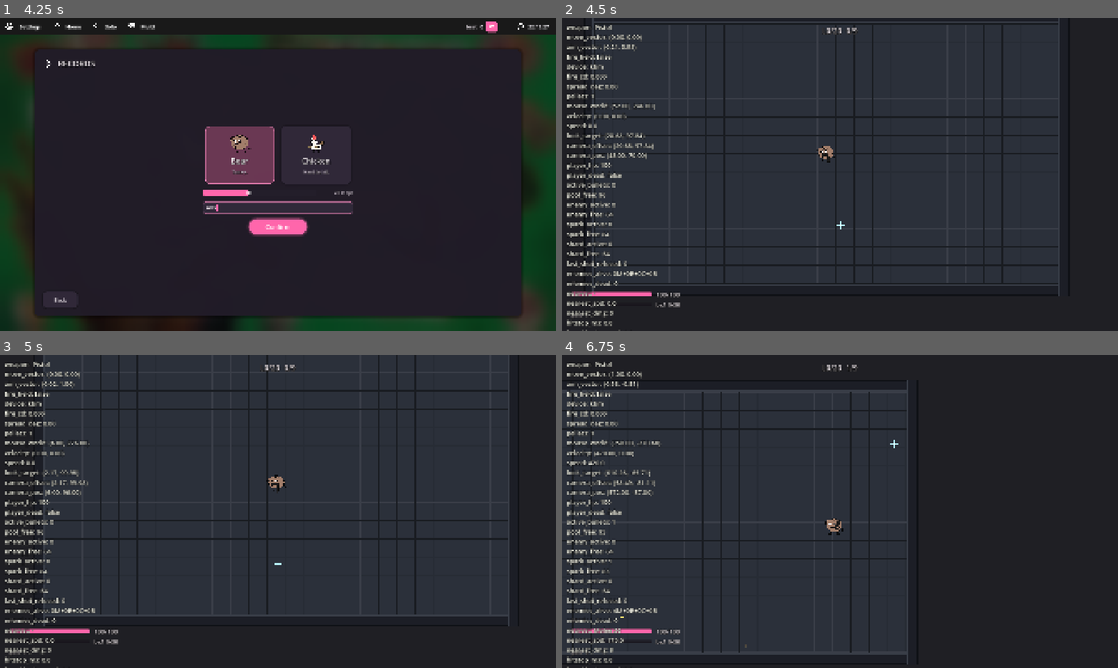
Above: before the commit, frames 1-4 (two rows, left to right).
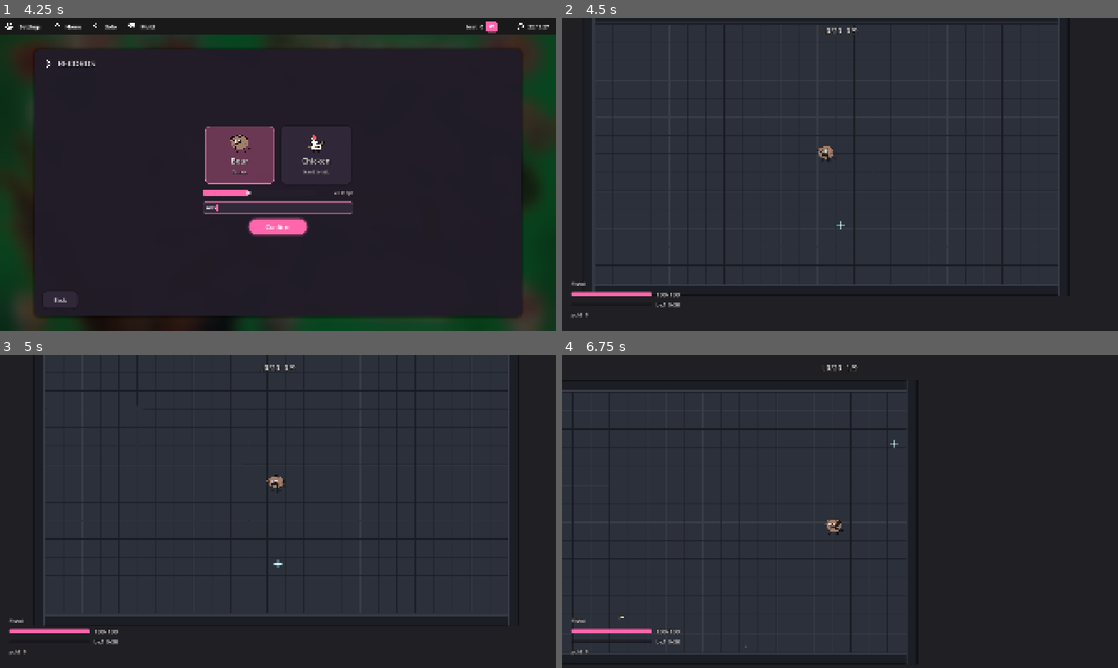
Above: after the commit, the same moments.

Repository: ZhiH2333/WPG
Game: Godot game, scene res://ui/main_menu.tscn
The game is run twice, just before and just after one commit, with the same random seed, the same clock (stepped at 60 frames per second) and the same inputs.
Inputs (mouse positions are in pixels of both pictures, inside the frame that each line leads up to):
- Up to frame 1 (4.25 s): click (278, 202) at 0.5 s; click (278, 202) at 1.25 s; click (239, 183) at 2 s; click (161, 99) at 2.75 s; click (278, 208) at 3.52 s; type "Alex" at 3.6 s
- Up to frame 2 (4.5 s): click "Confirm" at 4.25 s
- Up to frame 3 (5 s): no input
- Up to frame 4 (6.75 s): tap Enter (ui_accept) at 5, 5.27 s; move the mouse to (962, 495) at 5.02 s; hold D (move_right) 5.03-5.75 s; hold Space (dash) 5.03-5.75 s; click (962, 495) at 5.17 s; drag from (728, 527) to (812, 574) at 5.77 s; move the mouse to (895, 442) at 6.52 s; hold D (move_right) from 6.53 s (still down); hold 1 (weapon_pistol) from 6.53 s (still down)

Frame 1 is identical in both runs. In frame 2, 4.5% of the frame differs, in the area x 0-90%, y 0-100%; in frame 3, 3.9%; in frame 4, 4.2%.

Commit message:
:zap: resolution

Diff:
--- a/debug/debug_overlay.gd
+++ b/debug/debug_overlay.gd
@@ -33,11 +33,23 @@
 @onready var _label: Label = $Label
 
 func _ready() -> void:
+	visible = false
 	_fps_slot_min.resize(FPS_SLOT_COUNT)
 	_fps_slot_sum.resize(FPS_SLOT_COUNT)
 	_fps_slot_count.resize(FPS_SLOT_COUNT)
 	_reset_fps_slots()
 
+func _input(event: InputEvent) -> void:
+	if not OS.is_debug_build():
+		return
+	var key: InputEventKey = event as InputEventKey
+	if key == null or not key.pressed or key.echo:
+		return
+	if key.physical_keycode != KEY_F9:
+		return
+	visible = not visible
+	get_viewport().set_input_as_handled()
+
 func bind_player(player: Player) -> void:
 	_player = player
 	bind_player_input(player.get_player_input())
@@ -98,6 +110,8 @@
 
 func _process(delta: float) -> void:
 	_tick_fps_window(delta)
+	if not visible:
+		return
 	_refresh_label()
 
 func _refresh_label() -> void:
--- a/debug/debug_overlay.tscn
+++ b/debug/debug_overlay.tscn
@@ -4,6 +4,7 @@
 
 [node name="DebugOverlay" type="CanvasLayer"]
 layer = 100
+visible = false
 script = ExtResource("1_debug")
 
 [node name="Label" type="Label" parent="."]
--- a/sandbox/combat_sandbox.gd
+++ b/sandbox/combat_sandbox.gd
@@ -42,27 +42,29 @@
 var _lan_paused: bool = false
 var _last_owned_label: String = ""
 
-@onready var _walls: Node2D = $Walls
-@onready var _player: Player = $Player
-@onready var _player_camera: PlayerCamera = $PlayerCamera
-@onready var _aim_reticle: AimReticle = $AimReticle
+@onready var _viewport_container: SubViewportContainer = $ViewportContainer
+@onready var _game_viewport: SubViewport = $ViewportContainer/GameViewport
+@onready var _walls: Node2D = $ViewportContainer/GameViewport/World/Walls
+@onready var _player: Player = $ViewportContainer/GameViewport/World/Player
+@onready var _player_camera: PlayerCamera = $ViewportContainer/GameViewport/World/PlayerCamera
+@onready var _aim_reticle: AimReticle = $ViewportContainer/GameViewport/World/AimReticle
 @onready var _debug_overlay: DebugOverlay = $DebugOverlay
 @onready var _hud: Hud = $Hud
 @onready var _upgrade_offer: UpgradeOffer = $UpgradeOffer
 @onready var _shop_offer: ShopOffer = $ShopOffer
 @onready var _winner_page: WinnerPage = $WinnerPage
-@onready var _projectiles: ProjectilePool = $Projectiles
-@onready var _enemy_projectiles: ProjectilePool = $EnemyProjectiles
-@onready var _hit_sparks: HitSparkPool = $HitSparks
-@onready var _death_shards: DeathShardPool = $DeathShards
-@onready var _enemies_root: Node2D = $Enemies
-@onready var _sfx_pool: SfxPool = $SfxPool
+@onready var _projectiles: ProjectilePool = $ViewportContainer/GameViewport/World/Projectiles
+@onready var _enemy_projectiles: ProjectilePool = $ViewportContainer/GameViewport/World/EnemyProjectiles
+@onready var _hit_sparks: HitSparkPool = $ViewportContainer/GameViewport/World/HitSparks
+@onready var _death_shards: DeathShardPool = $ViewportContainer/GameViewport/World/DeathShards
+@onready var _enemies_root: Node2D = $ViewportContainer/GameViewport/World/Enemies
+@onready var _sfx_pool: SfxPool = $ViewportContainer/GameViewport/World/SfxPool
 @onready var _combat_music: AudioStreamPlayer = $CombatMusic
 @onready var _encounter: EncounterPhrases = $EncounterPhrases
 @onready var _run_session: RunSession = $RunSession
 @onready var _upgrade_applier: UpgradeApplier = $UpgradeApplier
 @onready var _pause_overlay: PauseOverlay = $PauseOverlay
-@onready var _players_root: Node2D = $Players
+@onready var _players_root: Node2D = $ViewportContainer/GameViewport/World/Players
 @onready var _net: NetSession = $NetSession
 
 func _ready() -> void:
@@ -73,6 +75,7 @@
 	_apply_wall_layers()
 	_bind_runtime()
 	_bind_window_cursor()
+	_apply_render_scale()
 	_sync_system_cursor()
 
 	var gamepad_debug: Node = preload("res://debug/test_gamepad.gd").new()
@@ -527,7 +530,24 @@
 	window.mouse_exited.connect(_on_window_mouse_exited)
 	window.focus_entered.connect(_sync_system_cursor)
 	window.focus_exited.connect(_sync_system_cursor)
+	window.size_changed.connect(_apply_render_scale)
 	_mouse_inside_window = true
+
+## Godot 4.6：stretch=true 时禁止手改 SubViewport.size。容器 size 就是像素缓冲，scale 撑满逻辑画布。
+func _apply_render_scale() -> void:
+	var target_size: Vector2i = get_window().size
+	var canvas_size: Vector2 = get_viewport().get_visible_rect().size
+	if canvas_size.x < 1.0 or canvas_size.y < 1.0:
+		canvas_size = Vector2(1920, 1080)
+	var scaled: Vector2i = Vector2i((Vector2(target_size) * GameSettings.get_render_scale()).round())
+	scaled.x = maxi(scaled.x, 1)
+	scaled.y = maxi(scaled.y, 1)
+	_viewport_container.position = Vector2.ZERO
+	_viewport_container.size = Vector2(scaled)
+	_viewport_container.scale = canvas_size / Vector2(scaled)
+	_game_viewport.size_2d_override = Vector2i(canvas_size.round())
+	_game_viewport.size_2d_override_stretch = true
+	_game_viewport.msaa_2d = get_viewport().msaa_2d
 
 func _on_window_mouse_entered() -> void:
 	_mouse_inside_window = true
@@ -581,6 +601,7 @@
 	_pause_overlay.open()
 
 func _on_pause_resumed() -> void:
+	_apply_render_scale()
 	if _is_guest():
 		_net.send_try_unpause()
 		return
--- a/sandbox/combat_sandbox.tscn
+++ b/sandbox/combat_sandbox.tscn
@@ -35,7 +35,21 @@
 [node name="CombatSandbox" type="Node2D"]
 script = ExtResource("1_sandbox")
 
-[node name="Floor" type="Sprite2D" parent="."]
+[node name="ViewportContainer" type="SubViewportContainer" parent="."]
+offset_right = 1920.0
+offset_bottom = 1080.0
+stretch = true
+
+[node name="GameViewport" type="SubViewport" parent="ViewportContainer"]
+handle_input_locally = false
+size = Vector2i(1920, 1080)
+size_2d_override = Vector2i(1920, 1080)
+size_2d_override_stretch = true
+transparent_bg = false
+
+[node name="World" type="Node2D" parent="ViewportContainer/GameViewport"]
+
+[node name="Floor" type="Sprite2D" parent="ViewportContainer/GameViewport/World"]
 z_index = -10
 texture_filter = 1
 centered = true
@@ -44,205 +58,205 @@
 region_rect = Rect2(0, 0, 1600, 900)
 script = ExtResource("21_floor")
 
-[node name="Walls" type="Node2D" parent="."]
-
-[node name="WallTop" type="StaticBody2D" parent="Walls"]
+[node name="Walls" type="Node2D" parent="ViewportContainer/GameViewport/World"]
+
+[node name="WallTop" type="StaticBody2D" parent="ViewportContainer/GameViewport/World/Walls"]
 position = Vector2(0, -470)
 collision_layer = 16
 collision_mask = 0
 
-[node name="CollisionShape2D" type="CollisionShape2D" parent="Walls/WallTop"]
+[node name="CollisionShape2D" type="CollisionShape2D" parent="ViewportContainer/GameViewport/World/Walls/WallTop"]
 shape = SubResource("RectangleShape2D_hwall")
 
-[node name="Visual" type="Polygon2D" parent="Walls/WallTop"]
+[node name="Visual" type="Polygon2D" parent="ViewportContainer/GameViewport/World/Walls/WallTop"]
 color = Color(0.11, 0.12, 0.15, 1)
 polygon = PackedVector2Array(-840, -20, 840, -20, 840, 20, -840, 20)
 
-[node name="EdgeShadow" type="Polygon2D" parent="Walls/WallTop"]
+[node name="EdgeShadow" type="Polygon2D" parent="ViewportContainer/GameViewport/World/Walls/WallTop"]
 color = Color(0.06, 0.07, 0.09, 1)
 polygon = PackedVector2Array(-840, -20, 840, -20, 840, -14, -840, -14)
 
-[node name="EdgeHighlight" type="Polygon2D" parent="Walls/WallTop"]
+[node name="EdgeHighlight" type="Polygon2D" parent="ViewportContainer/GameViewport/World/Walls/WallTop"]
 color = Color(0.22, 0.24, 0.28, 1)
 polygon = PackedVector2Array(-840, 14, 840, 14, 840, 20, -840, 20)
 
-[node name="WallBottom" type="StaticBody2D" parent="Walls"]
+[node name="WallBottom" type="StaticBody2D" parent="ViewportContainer/GameViewport/World/Walls"]
 position = Vector2(0, 470)
 collision_layer = 16
 collision_mask = 0
 
-[node name="CollisionShape2D" type="CollisionShape2D" parent="Walls/WallBottom"]
+[node name="CollisionShape2D" type="CollisionShape2D" parent="ViewportContainer/GameViewport/World/Walls/WallBottom"]
 shape = SubResource("RectangleShape2D_hwall")
 
-[node name="Visual" type="Polygon2D" parent="Walls/WallBottom"]
+[node name="Visual" type="Polygon2D" parent="ViewportContainer/GameViewport/World/Walls/WallBottom"]
 color = Color(0.11, 0.12, 0.15, 1)
 polygon = PackedVector2Array(-840, -20, 840, -20, 840, 20, -840, 20)
 
-[node name="EdgeHighlight" type="Polygon2D" parent="Walls/WallBottom"]
+[node name="EdgeHighlight" type="Polygon2D" parent="ViewportContainer/GameViewport/World/Walls/WallBottom"]
 color = Color(0.22, 0.24, 0.28, 1)
 polygon = PackedVector2Array(-840, -20, 840, -20, 840, -14, -840, -14)
 
-[node name="EdgeShadow" type="Polygon2D" parent="Walls/WallBottom"]
+[node name="EdgeShadow" type="Polygon2D" parent="ViewportContainer/GameViewport/World/Walls/WallBottom"]
 color = Color(0.06, 0.07, 0.09, 1)
 polygon = PackedVector2Array(-840, 14, 840, 14, 840, 20, -840, 20)
 
-[node name="WallLeft" type="StaticBody2D" parent="Walls"]
+[node name="WallLeft" type="StaticBody2D" parent="ViewportContainer/GameViewport/World/Walls"]
 position = Vector2(-820, 0)
 collision_layer = 16
 collision_mask = 0
 
-[node name="CollisionShape2D" type="CollisionShape2D" parent="Walls/WallLeft"]
+[node name="CollisionShape2D" type="CollisionShape2D" parent="ViewportContainer/GameViewport/World/Walls/WallLeft"]
 shape = SubResource("RectangleShape2D_vwall")
 
-[node name="Visual" type="Polygon2D" parent="Walls/WallLeft"]
+[node name="Visual" type="Polygon2D" parent="ViewportContainer/GameViewport/World/Walls/WallLeft"]
 color = Color(0.11, 0.12, 0.15, 1)
 polygon = PackedVector2Array(-20, -490, 20, -490, 20, 490, -20, 490)
 
-[node name="EdgeShadow" type="Polygon2D" parent="Walls/WallLeft"]
+[node name="EdgeShadow" type="Polygon2D" parent="ViewportContainer/GameViewport/World/Walls/WallLeft"]
 color = Color(0.06, 0.07, 0.09, 1)
 polygon = PackedVector2Array(-20, -490, -14, -490, -14, 490, -20, 490)
 
-[node name="EdgeHighlight" type="Polygon2D" parent="Walls/WallLeft"]
+[node name="EdgeHighlight" type="Polygon2D" parent="ViewportContainer/GameViewport/World/Walls/WallLeft"]
 color = Color(0.22, 0.24, 0.28, 1)
 polygon = PackedVector2Array(14, -490, 20, -490, 20, 490, 14, 490)
 
-[node name="WallRight" type="StaticBody2D" parent="Walls"]
+[node name="WallRight" type="StaticBody2D" parent="ViewportContainer/GameViewport/World/Walls"]
 position = Vector2(820, 0)
 collision_layer = 16
 collision_mask = 0
 
-[node name="CollisionShape2D" type="CollisionShape2D" parent="Walls/WallRight"]
+[node name="CollisionShape2D" type="CollisionShape2D" parent="ViewportContainer/GameViewport/World/Walls/WallRight"]
 shape = SubResource("RectangleShape2D_vwall")
 
-[node name="Visual" type="Polygon2D" parent="Walls/WallRight"]
+[node name="Visual" type="Polygon2D" parent="ViewportContainer/GameViewport/World/Walls/WallRight"]
 color = Color(0.11, 0.12, 0.15, 1)
 polygon = PackedVector2Array(-20, -490, 20, -490, 20, 490, -20, 490)
 
-[node name="EdgeHighlight" type="Polygon2D" parent="Walls/WallRight"]
+[node name="EdgeHighlight" type="Polygon2D" parent="ViewportContainer/GameViewport/World/Walls/WallRight"]
 color = Color(0.22, 0.24, 0.28, 1)
 polygon = PackedVector2Array(-20, -490, -14, -490, -14, 490, -20, 490)
 
-[node name="EdgeShadow" type="Polygon2D" parent="Walls/WallRight"]
+[node name="EdgeShadow" type="Polygon2D" parent="ViewportContainer/GameViewport/World/Walls/WallRight"]
 color = Color(0.06, 0.07, 0.09, 1)
 polygon = PackedVector2Array(14, -490, 20, -490, 20, 490, 14, 490)
 
-[node name="Enemies" type="Node2D" parent="."]
-
-[node name="MeleeLeft1" parent="Enemies" instance=ExtResource("7_melee")]
+[node name="Enemies" type="Node2D" parent="ViewportContainer/GameViewport/World"]
+
+[node name="MeleeLeft1" parent="ViewportContainer/GameViewport/World/Enemies" instance=ExtResource("7_melee")]
 position = Vector2(-620, -200)
 
-[node name="MeleeLeft2" parent="Enemies" instance=ExtResource("7_melee")]
+[node name="MeleeLeft2" parent="ViewportContainer/GameViewport/World/Enemies" instance=ExtResource("7_melee")]
 position = Vector2(-590, -155)
 
-[node name="MeleeLeft3" parent="Enemies" instance=ExtResource("7_melee")]
+[node name="MeleeLeft3" parent="ViewportContainer/GameViewport/World/Enemies" instance=ExtResource("7_melee")]
 position = Vector2(-560, -110)
 
-[node name="MeleeLeft4" parent="Enemies" instance=ExtResource("7_melee")]
+[node name="MeleeLeft4" parent="ViewportContainer/GameViewport/World/Enemies" instance=ExtResource("7_melee")]
 position = Vector2(-530, -55)
 
-[node name="MeleeLeft5" parent="Enemies" instance=ExtResource("7_melee")]
+[node name="MeleeLeft5" parent="ViewportContainer/GameViewport/World/Enemies" instance=ExtResource("7_melee")]
 position = Vector2(-500, 0)
 
-[node name="MeleeLeft6" parent="Enemies" instance=ExtResource("7_melee")]
+[node name="MeleeLeft6" parent="ViewportContainer/GameViewport/World/Enemies" instance=ExtResource("7_melee")]
 position = Vector2(-470, 50)
 
-[node name="MeleeLeft7" parent="Enemies" instance=ExtResource("7_melee")]
+[node name="MeleeLeft7" parent="ViewportContainer/GameViewport/World/Enemies" instance=ExtResource("7_melee")]
 position = Vector2(-445, 100)
 
-[node name="MeleeLeft8" parent="Enemies" instance=ExtResource("7_melee")]
+[node name="MeleeLeft8" parent="ViewportContainer/GameViewport/World/Enemies" instance=ExtResource("7_melee")]
 position = Vector2(-420, 140)
 
-[node name="MeleeLeft9" parent="Enemies" instance=ExtResource("7_melee")]
+[node name="MeleeLeft9" parent="ViewportContainer/GameViewport/World/Enemies" instance=ExtResource("7_melee")]
 position = Vector2(-400, 170)
 
-[node name="MeleeLeft10" parent="Enemies" instance=ExtResource("7_melee")]
+[node name="MeleeLeft10" parent="ViewportContainer/GameViewport/World/Enemies" instance=ExtResource("7_melee")]
 position = Vector2(-380, 200)
 
-[node name="MeleeBottom1" parent="Enemies" instance=ExtResource("7_melee")]
+[node name="MeleeBottom1" parent="ViewportContainer/GameViewport/World/Enemies" instance=ExtResource("7_melee")]
 position = Vector2(-280, 365)
 
-[node name="MeleeBottom2" parent="Enemies" instance=ExtResource("7_melee")]
+[node name="MeleeBottom2" parent="ViewportContainer/GameViewport/World/Enemies" instance=ExtResource("7_melee")]
 position = Vector2(-218, 378)
 
-[node name="MeleeBottom3" parent="Enemies" instance=ExtResource("7_melee")]
+[node name="MeleeBottom3" parent="ViewportContainer/GameViewport/World/Enemies" instance=ExtResource("7_melee")]
 position = Vector2(-155, 390)
 
-[node name="MeleeBottom4" parent="Enemies" instance=ExtResource("7_melee")]
+[node name="MeleeBottom4" parent="ViewportContainer/GameViewport/World/Enemies" instance=ExtResource("7_melee")]
 position = Vector2(-93, 402)
 
-[node name="MeleeBottom5" parent="Enemies" instance=ExtResource("7_melee")]
+[node name="MeleeBottom5" parent="ViewportContainer/GameViewport/World/Enemies" instance=ExtResource("7_melee")]
 position = Vector2(-30, 415)
 
-[node name="MeleeBottom6" parent="Enemies" instance=ExtResource("7_melee")]
+[node name="MeleeBottom6" parent="ViewportContainer/GameViewport/World/Enemies" instance=ExtResource("7_melee")]
 position = Vector2(30, 425)
 
-[node name="MeleeBottom7" parent="Enemies" instance=ExtResource("7_melee")]
+[node name="MeleeBottom7" parent="ViewportContainer/GameViewport/World/Enemies" instance=ExtResource("7_melee")]
 position = Vector2(93, 437)
 
-[node name="MeleeBottom8" parent="Enemies" instance=ExtResource("7_melee")]
+[node name="MeleeBottom8" parent="ViewportContainer/GameViewport/World/Enemies" instance=ExtResource("7_melee")]
 position = Vector2(155, 448)
 
-[node name="MeleeBottom9" parent="Enemies" instance=ExtResource("7_melee")]
+[node name="MeleeBottom9" parent="ViewportContainer/GameViewport/World/Enemies" instance=ExtResource("7_melee")]
 position = Vector2(218, 458)
 
-[node name="MeleeBottom10" parent="Enemies" instance=ExtResource("7_melee")]
+[node name="MeleeBottom10" parent="ViewportContainer/GameViewport/World/Enemies" instance=ExtResource("7_melee")]
 position = Vector2(280, 468)
 
-[node name="EliteBottom1" parent="Enemies" instance=ExtResource("16_elite")]
+[node name="EliteBottom1" parent="ViewportContainer/GameViewport/World/Enemies" instance=ExtResource("16_elite")]
 position = Vector2(0, 400)
 
-[node name="RangedRight1" parent="Enemies" instance=ExtResource("8_ranged")]
+[node name="RangedRight1" parent="ViewportContainer/GameViewport/World/Enemies" instance=ExtResource("8_ranged")]
 position = Vector2(490, -200)
 
-[node name="RangedRight2" parent="Enemies" instance=ExtResource("8_ranged")]
+[node name="RangedRight2" parent="ViewportContainer/GameViewport/World/Enemies" instance=ExtResource("8_ranged")]
 position = Vector2(520, -120)
 
-[node name="RangedRight3" parent="Enemies" instance=ExtResource("8_ranged")]
+[node name="RangedRight3" parent="ViewportContainer/GameViewport/World/Enemies" instance=ExtResource("8_ranged")]
 position = Vector2(550, -40)
 
-[node name="RangedRight4" parent="Enemies" instance=ExtResource("8_ranged")]
+[node name="RangedRight4" parent="ViewportContainer/GameViewport/World/Enemies" instance=ExtResource("8_ranged")]
 position = Vector2(580, 40)
 
-[node name="RangedRight5" parent="Enemies" instance=ExtResource("8_ranged")]
+[node name="RangedRight5" parent="ViewportContainer/GameViewport/World/Enemies" instance=ExtResource("8_ranged")]
 position = Vector2(610, 120)
 
-[node name="RangedRight6" parent="Enemies" instance=ExtResource("8_ranged")]
+[node name="RangedRight6" parent="ViewportContainer/GameViewport/World/Enemies" instance=ExtResource("8_ranged")]
 position = Vector2(640, 200)
 
-[node name="RangedTop1" parent="Enemies" instance=ExtResource("8_ranged")]
+[node name="RangedTop1" parent="ViewportContainer/GameViewport/World/Enemies" instance=ExtResource("8_ranged")]
 position = Vector2(-200, -405)
 
-[node name="RangedTop2" parent="Enemies" instance=ExtResource("8_ranged")]
+[node name="RangedTop2" parent="ViewportContainer/GameViewport/World/Enemies" instance=ExtResource("8_ranged")]
 position = Vector2(-70, -425)
 
-[node name="RangedTop3" parent="Enemies" instance=ExtResource("8_ranged")]
+[node name="RangedTop3" parent="ViewportContainer/GameViewport/World/Enemies" instance=ExtResource("8_ranged")]
 position = Vector2(70, -445)
 
-[node name="RangedTop4" parent="Enemies" instance=ExtResource("8_ranged")]
+[node name="RangedTop4" parent="ViewportContainer/GameViewport/World/Enemies" instance=ExtResource("8_ranged")]
 position = Vector2(200, -465)
 
-[node name="ChargerRight1" parent="Enemies" instance=ExtResource("19_charger")]
+[node name="ChargerRight1" parent="ViewportContainer/GameViewport/World/Enemies" instance=ExtResource("19_charger")]
 position = Vector2(500, 220)
 
-[node name="ChargerRight2" parent="Enemies" instance=ExtResource("19_charger")]
+[node name="ChargerRight2" parent="ViewportContainer/GameViewport/World/Enemies" instance=ExtResource("19_charger")]
 position = Vector2(540, 280)
 
-[node name="BossCenter1" parent="Enemies" instance=ExtResource("20_boss")]
+[node name="BossCenter1" parent="ViewportContainer/GameViewport/World/Enemies" instance=ExtResource("20_boss")]
 position = Vector2(0, -360)
 
-[node name="Projectiles" type="Node2D" parent="."]
+[node name="Projectiles" type="Node2D" parent="ViewportContainer/GameViewport/World"]
 script = ExtResource("6_pool")
 
-[node name="EnemyProjectiles" type="Node2D" parent="."]
+[node name="EnemyProjectiles" type="Node2D" parent="ViewportContainer/GameViewport/World"]
 script = ExtResource("6_pool")
 
-[node name="SfxPool" type="Node2D" parent="."]
+[node name="SfxPool" type="Node2D" parent="ViewportContainer/GameViewport/World"]
 script = ExtResource("9_sfx")
 
-[node name="HitSparks" type="Node2D" parent="."]
+[node name="HitSparks" type="Node2D" parent="ViewportContainer/GameViewport/World"]
 script = ExtResource("22_spark_pool")
 
-[node name="DeathShards" type="Node2D" parent="."]
+[node name="DeathShards" type="Node2D" parent="ViewportContainer/GameViewport/World"]
 script = ExtResource("23_shard_pool")
 
 [node name="CombatMusic" type="AudioStreamPlayer" parent="."]
@@ -261,13 +275,13 @@
 [node name="NetSession" type="Node" parent="."]
 script = ExtResource("25_net")
 
-[node name="Players" type="Node2D" parent="."]
-
-[node name="Player" parent="." instance=ExtResource("2_player")]
-
-[node name="PlayerCamera" parent="." instance=ExtResource("4_camera")]
-
-[node name="AimReticle" parent="." instance=ExtResource("5_reticle")]
+[node name="Players" type="Node2D" parent="ViewportContainer/GameViewport/World"]
+
+[node name="Player" parent="ViewportContainer/GameViewport/World" instance=ExtResource("2_player")]
+
+[node name="PlayerCamera" parent="ViewportContainer/GameViewport/World" instance=ExtResource("4_camera")]
+
+[node name="AimReticle" parent="ViewportContainer/GameViewport/World" instance=ExtResource("5_reticle")]
 
 [node name="Hud" parent="." instance=ExtResource("11_hud")]
 
--- a/ui/game_settings.gd
+++ b/ui/game_settings.gd
@@ -99,7 +99,6 @@
 			Viewport.MSAA_8X,
 		][_msaa_index]
 		root.content_scale_factor = _ui_scale
-	# _render_scale 占位，Day 54 SubViewport 落地
 	_apply_key_bindings()
 
 static func get_volume() -> float:
--- a/ui/settings_overlay.tscn
+++ b/ui/settings_overlay.tscn
@@ -207,7 +207,7 @@
 layout_mode = 2
 mouse_filter = 2
 theme_type_variation = &"RunSummaryHint"
-text = "Takes effect in a future update"
+text = "Takes effect in combat / on Continue"
 
 [node name="UiBlock" type="VBoxContainer" parent="Drawer/Panel/Clip/Content/DisplaySection/Body"]
 layout_mode = 2
Not shown, changed: README.md
